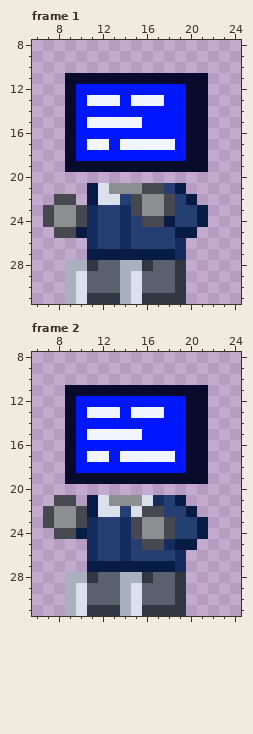
Edited in one commit: pixel-art file (3학년 1학기 1인 개발 프로젝트/Charactor/Char_HWAN.aseprite). The picture above is the old version.
32x32 pixels, 2 frames. Shown: frame 1: x 6..24, y 8..31; frame 2: x 6..24, y 8..31.
After the commit:
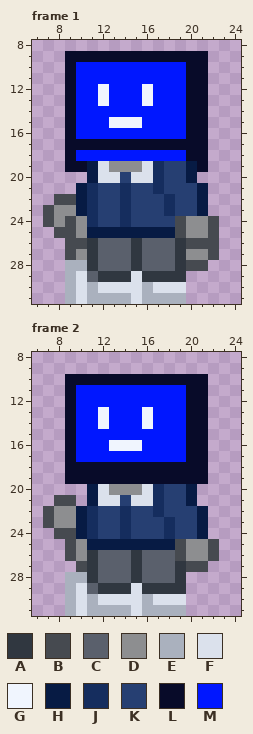
Palette (. is transparent): A #303740  B #464a50  C #5a606c  D #8d8e90  E #aab1be  F #dbe1ec  G #f0f5fe  H #071b44  J #152d5e  K #263f72  L #080b29  M #0017ff
Diff:
layer "Seat" now shown
layer "Idle" now shown
Frame 1, layers "Idle", "Seat #2":
y 9: x 9..21 ............. -> LLLLLLLLLLLLL
y 10: x 9..21 ............. -> LMMMMMMMMMMLL
y 11: x 10..19 LLLLLLLLLL -> MMMMMMMMMM
y 12: x 12 M -> G; x 16 M -> G
y 13: x 11 G -> M; x 13 G -> M; x 15 G -> M; x 17 G -> M
y 15: x 11..12 GG -> MM
y 17: x 10..19 MGGMGGGGGM -> LLLLLLLLLL
y 19: x 11..20 LLLLLLLLLL -> HFDDDFJKKH
y 20: x 11..20 .......... -> HFFKFFJKKH
y 21: x 10..17 .HFDDDBB -> HJKKJKKJ; x 19..21 H.. -> KKH
y 22: x 10..18 .HFFKBDDB -> HJKKJKKKJ; x 20..21 H. -> KH
y 23: x 10 B -> H; x 15..18 BDDB -> KKKJ
y 24: x 9..10 DB -> BD; x 16..22 BBHKKH. -> KKKBDDB
y 25: x 10..22 HJKKJKKKKHH.. -> DHHHHHHHHBDDB
y 26: x 9..22 ..JKKJKKKKJ... -> BBACCCACCCABBB
y 27: x 9..22 ..HHHHHHHHJ... -> BDACCCACCCADDB
y 28: x 14..16 EEA -> CAC; x 20..21 .. -> BB
y 29: x 12..14 CCE -> AAA; x 16..18 CCC -> AAA
y 30: x 11..14 CCCE -> EFFF; x 16..19 CCCA -> EFFF
y 31: x 11..13 AAA -> EEE; x 16..19 AAAA -> EEEE
Frame 2, layer "Idle":
y 10: x 9..21 ............. -> LLLLLLLLLLLLL
y 11: x 10..19 LLLLLLLLLL -> MMMMMMMMMM
y 13: x 11 G -> M; x 13 G -> M; x 15 G -> M; x 17 G -> M
y 14: x 12 M -> G; x 16 M -> G
y 15: x 11..15 GGGGG -> MMMMM
y 16: x 13..15 MMM -> GGG
y 17: x 11..12 GG -> MM; x 14..18 GGGGG -> MMMMM
y 18: x 10..19 MMMMMMMMMM -> LLLLLLLLLL
y 20: x 11..20 .......... -> HFDDDFJKKH
y 21: x 13..15 DDD -> FKF; x 19..20 H. -> KH
y 22: x 10..17 BHFFKFBB -> HJKKJKKJ; x 20..21 H. -> KH
y 23: x 10 B -> H; x 15..18 BDDB -> KKKJ
y 24: x 15..18 BDDB -> KKKJ
y 25: x 9..22 ..JKKJKBBJHH.. -> BDHHHHHHHHBDDB
y 26: x 9..22 ..JKKJKKKKJ... -> BDACCCACCCBDDB
y 27: x 10..21 .HHHHHHHHJ.. -> BACCCACCCABB
y 28: x 14..16 EEA -> CAC
y 29: x 12..14 CCE -> AAA; x 16..18 CCC -> AAA
y 30: x 11..14 CCCE -> EFFF; x 16..19 CCCA -> EFFF
y 31: x 11..13 AAA -> EEE; x 16..19 AAAA -> EEEE
Boxes around the changes in both pictures, in picture pixels (x1, y1, x2, y2):
changed: (65, 51, 219, 304)
changed: (65, 374, 219, 616)
